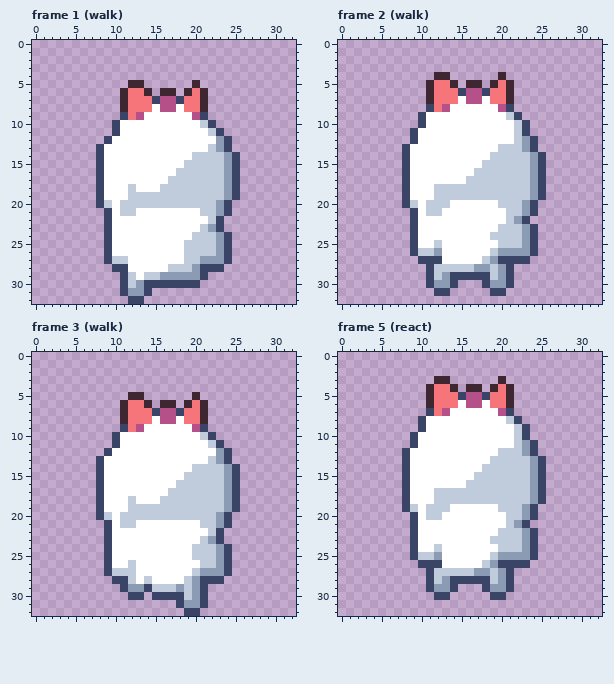
A pixel-art file gets an edit: art/minis/dog-duchess@88.aseprite. That is the earlier state.
33x33 pixels, 24 frames. Shown: frame 1 (walk), frame 2 (walk), frame 3 (walk), frame 5 (react). The commit also changed other frames, which this record leaves out.
Now the later version:
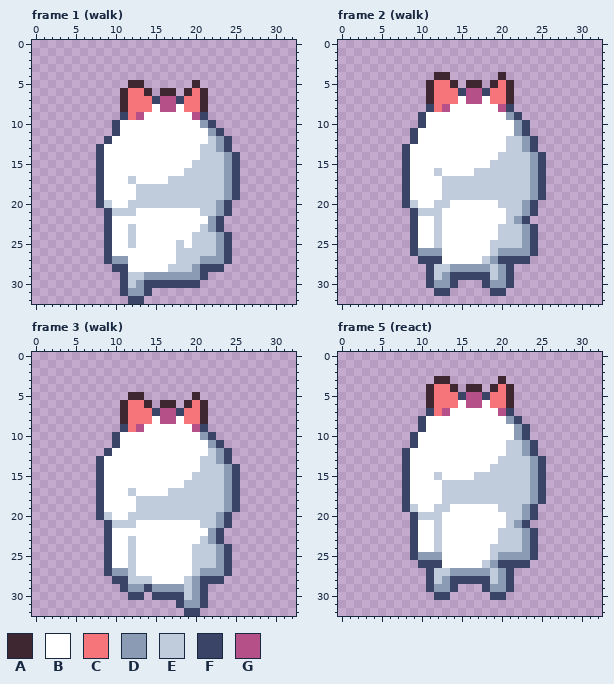
Palette (. is transparent): A #3e2731  B #ffffff  C #f6757a  D #8b9bb4  E #c0cbdc  F #3a4466  G #b55088
Changes in this commit:
Changed rows in their new state; - is an unchanged pixel.
Frame 1 (walk):
first column x 10:
10 -----------D-
11 ------------D
12 ------------E
13 -----------E-
14 ----------B--
15 ---------B---
16 --------B----
17 --E----------
18 --BEEE-------
19 --B----------
20 -B-----------
21 E------------
22 ------------D
23 --E----------
24 --E----------
25 --E-----EB---
26 --------E----
27 DD------E----
29 ---EDD-------
Frame 2 (walk):
first column x 10:
 9 -----------D-
10 ------------D
11 ------------D
12 -----------E-
13 ----------B--
14 ---------B---
15 --------B----
16 --E----------
17 ---EEE-------
18 --B----------
19 --B----------
20 -B-----------
21 E------------
22 --E----------
23 --E----------
24 --E------B---
25 ---------E---
26 DD-----------
28 ----DDD------
Frame 3 (walk):
first column x 10:
10 -----------D-
11 ------------D
12 ------------E
13 -----------E-
14 ----------B--
15 ---------B---
16 --------B----
17 --E----------
18 --BEEE-------
19 --B----------
20 -B-----------
21 E------------
22 ------------D
23 --E----------
24 --E----------
25 --E----------
26 ----------E--
27 DD-----------
28 ---E---------
29 -----DDD-----
Frame 5 (react):
first column x 10:
 8 -----------D-
 9 ------------D
10 ------------D
11 -----------E-
12 ----------B--
13 ---------B---
14 --------B----
15 --E----------
16 ---EEE-------
17 --B----------
18 --B----------
19 -B-----------
20 E------------
21 --E----------
22 --E----------
23 --E------B---
24 ---------E---
25 DD-----------
27 ----DDD------
